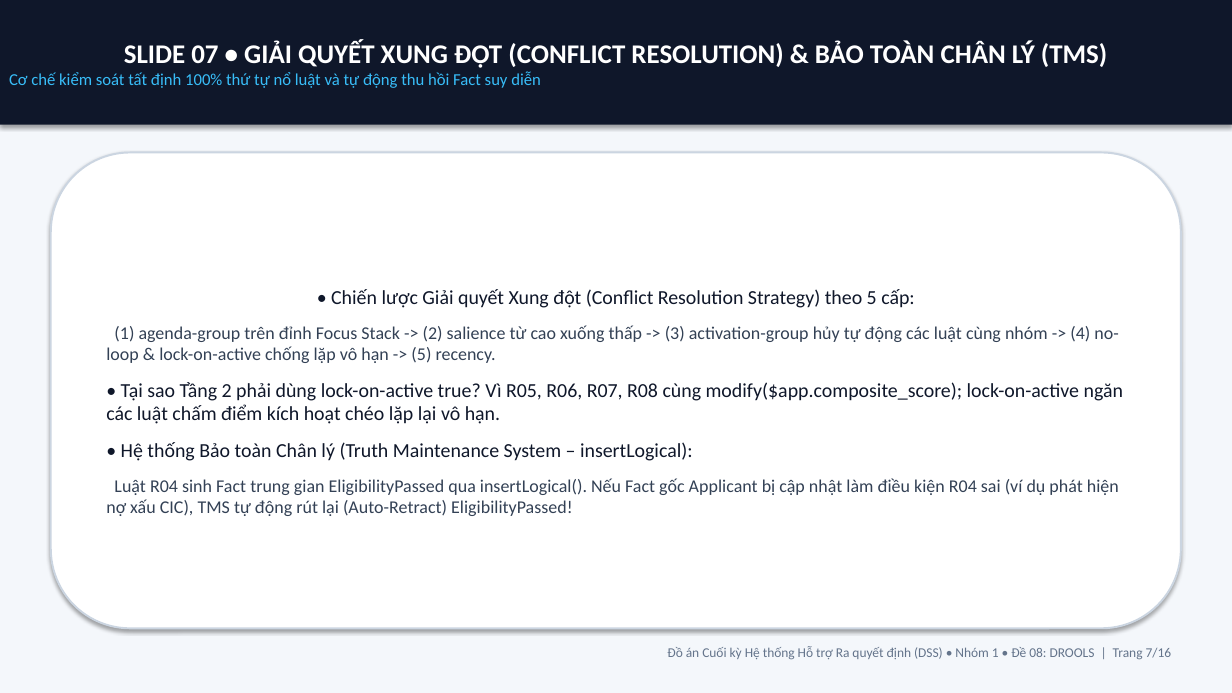
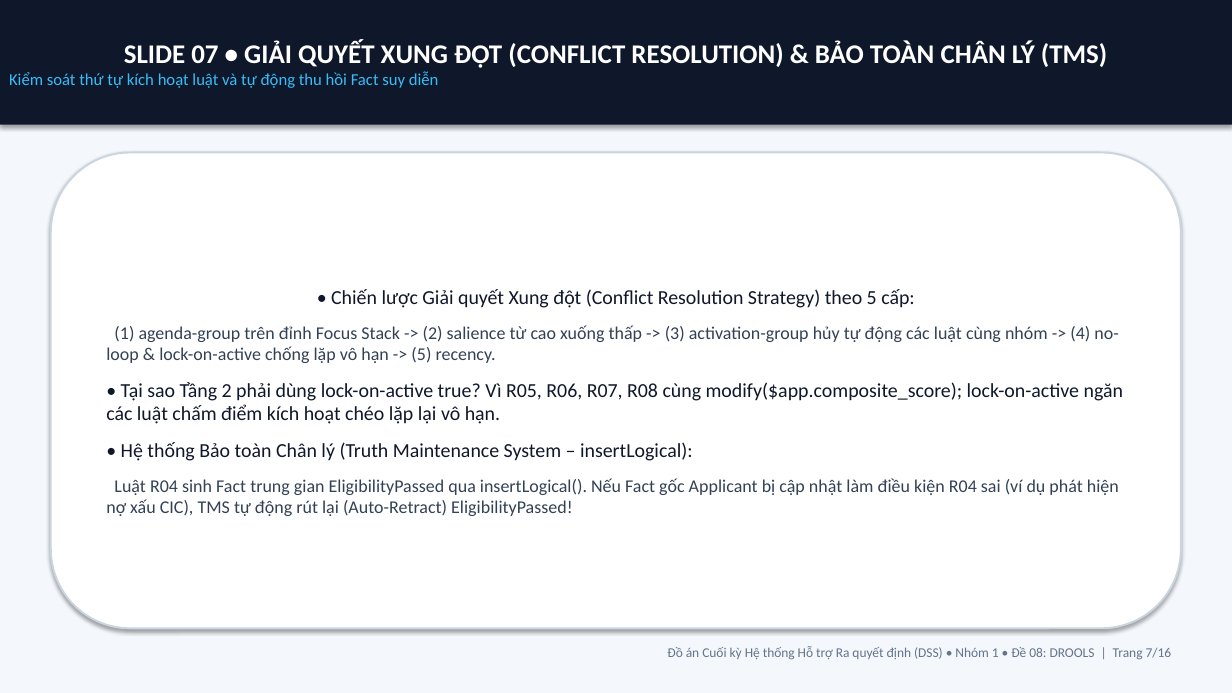
Before and after one commit to Vipwar/dss-nhom1-de08-drools, a slide deck: slide 7 of docs/SLIDE_THUYET_TRINH_DE_08_DROOLS_NHOM_1.pptx. Drawn at 1232x693 pixels with LibreOffice and Linux fonts; fonts in the diff are those of the drawing. Boxes give left, top, right and bottom in pixels: in the first picture for what was removed or moved away, otherwise in the second. Text is boxed around its words. In the diff, an @@ line names an element or a change of style, - is before the commit and + after.

```diff
--- a/docs/SLIDE_THUYET_TRINH_DE_08_DROOLS_NHOM_1.pptx
+++ b/docs/SLIDE_THUYET_TRINH_DE_08_DROOLS_NHOM_1.pptx
@@ text in rectangle at (9, 71, 439, 88): text changed @@
-Cơ chế kiểm soát tất định 100% thứ tự nổ luật và tự động thu hồi Fact suy diễn
+Kiểm soát thứ tự kích hoạt luật và tự động thu hồi Fact suy diễn
```
Also in this commit, not shown: 9 other slides changed, 13 other files.
